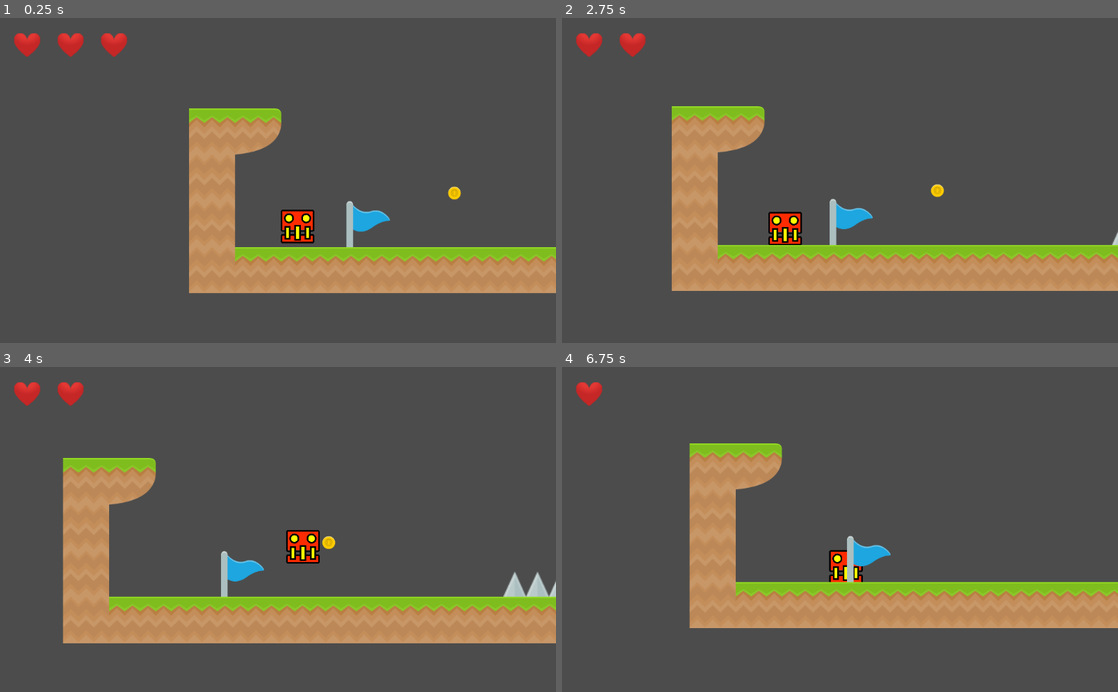
Above: before the commit, frames 1-4 (two rows, left to right).
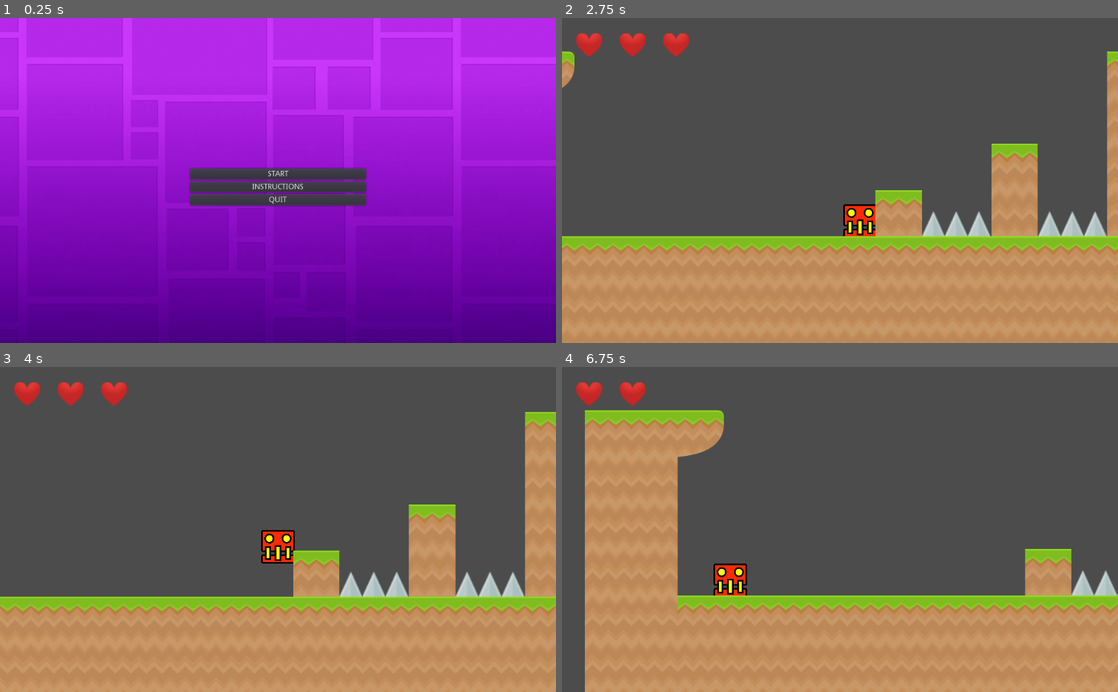
Above: after the commit, the same moments.

Repository: BianchiniMaxi/Programacion-de-Videojuegos-3--Bianchini-Maxi
Game: Godot game, scene res://Scenes/Menu.tscn
Two runs of this game, one before a commit and one after it. Both use one fixed random seed, a clock stepped at 60 frames per second and the inputs below. Before the commit the project starts from res://Scenes/Nivel 2.tscn.
Inputs (mouse positions are in pixels of both pictures, inside the frame that each line leads up to):
- Up to frame 1 (0.25 s): no input
- Up to frame 2 (2.75 s): click (840, 174) at 0.5 s, where only the run after the commit has a clickable "START"; hold Right (ui_right) from 1.28 s (still down); tap Up (ui_up) at 1.52, 2.27 s
- Up to frame 3 (4 s): release Right (ui_right) at 2.78 s; hold Left (ui_left) 2.78-3.53 s; hold Right (ui_right) from 3.53 s (still down); tap Up (ui_up) at 3.77 s
- Up to frame 4 (6.75 s): tap Up (ui_up) at 4.52, 5.27 s; release Right (ui_right) at 5.03 s; hold Left (ui_left) 5.03-5.78 s; hold Right (ui_right) 5.78-6.53 s; hold Left (ui_left) from 6.53 s (still down)

The runs differ from the first frame. In frame 1, 98% of the frame differs, in the area x 0-100%, y 0-100%; in frame 2, 36%; in frame 3, 32%; in frame 4, 44%.

Commit message:
Update

Diff:
--- a/MyProyectGodot/Scenes/Nivel 1.tscn
+++ b/MyProyectGodot/Scenes/Nivel 1.tscn
@@ -410,7 +410,7 @@
 
 [node name="Nivel 1" type="Node2D"]
 script = ExtResource( 4 )
-siguiente_nivel = "Nivel 2"
+siguiente_nivel = "Scenes/Nivel 2.tscn"
 Corazones = ExtResource( 2 )
 
 [node name="Mapa" type="Node" parent="."]
@@ -451,7 +451,7 @@
 }
 
 [node name="Bandera Final" type="Area2D" parent="."]
-position = Vector2( 500, -63 )
+position = Vector2( 7751, -61 )
 
 [node name="Sprite" type="Sprite" parent="Bandera Final"]
 texture = ExtResource( 9 )
@@ -722,6 +722,21 @@
 }
 
 [node name="GUI" type="CanvasLayer" parent="." groups=["Gui"]]
+
+[node name="Popup" type="Popup" parent="."]
+visible = true
+margin_left = -195.0
+margin_top = -54.0
+margin_right = 40.0
+margin_bottom = 40.0
+
+[node name="WindowDialog" type="WindowDialog" parent="Popup"]
+visible = true
+modulate = Color( 0.509804, 0.0156863, 0.0156863, 1 )
+margin_left = 785.0
+margin_top = -191.0
+margin_right = 833.0
+margin_bottom = -151.0
 
 [connection signal="body_entered" from="Bandera Final" to="." method="_on_Bandera_Final_body_entered"]
 [connection signal="body_entered" from="Pinches/Pinche" to="Pinches/Pinche" method="_on_Pinche_body_entered"]
--- a/MyProyectGodot/Scenes/Nivel 2.tscn
+++ b/MyProyectGodot/Scenes/Nivel 2.tscn
@@ -410,7 +410,7 @@
 
 [node name="Nivel 2" type="Node2D"]
 script = ExtResource( 6 )
-siguiente_nivel = "Nivel 3"
+siguiente_nivel = "Scenes/Nivel 3.tscn"
 Corazones = ExtResource( 9 )
 
 [node name="Mapa" type="Node" parent="."]
@@ -451,7 +451,7 @@
 }
 
 [node name="Bandera Final" type="Area2D" parent="."]
-position = Vector2( 500, -63 )
+position = Vector2( 1073, -63 )
 
 [node name="Sprite" type="Sprite" parent="Bandera Final"]
 texture = ExtResource( 4 )
--- a/MyProyectGodot/Scenes/Nivel 3.tscn
+++ b/MyProyectGodot/Scenes/Nivel 3.tscn
@@ -410,7 +410,7 @@
 
 [node name="Nivel 3" type="Node2D"]
 script = ExtResource( 6 )
-siguiente_nivel = "Menu"
+siguiente_nivel = "Scenes/Menu.tscn"
 Corazones = ExtResource( 9 )
 
 [node name="Mapa" type="Node" parent="."]
@@ -451,7 +451,7 @@
 }
 
 [node name="Bandera Final" type="Area2D" parent="."]
-position = Vector2( 500, -63 )
+position = Vector2( 1086, -63 )
 
 [node name="Sprite" type="Sprite" parent="Bandera Final"]
 texture = ExtResource( 4 )
--- a/MyProyectGodot/Sripts/Niveles.gd
+++ b/MyProyectGodot/Sripts/Niveles.gd
@@ -14,6 +14,9 @@
 
 
 func agarrar_moneda():
+	$Popup.popup(Rect2(0,0,500, 500))
+
+	#$Popup.about_to_show()
 	puntos += 15
 
 func _physics_process(delta):
@@ -30,6 +33,7 @@
 func _on_Bandera_Final_body_entered(body):
 	if body.is_in_group("Jugador"):
 		get_tree().change_scene(siguiente_nivel)
+		#$Popup.popup(Rect2(500,0,500, 500))
 
 
 func crear_vidas():
--- a/MyProyectGodot/project.godot
+++ b/MyProyectGodot/project.godot
@@ -11,7 +11,7 @@
 [application]
 
 config/name="MyProyectGodot"
-run/main_scene="res://Scenes/Nivel 2.tscn"
+run/main_scene="res://Scenes/Menu.tscn"
 config/icon="res://icon.png"
 
 [global]
